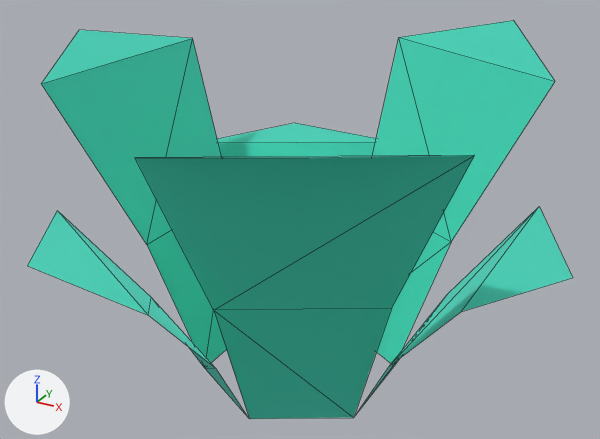
Two versions of the glTF model assets/props/nature/plant_bushLarge.glb, one commit apart.
Both versions are drawn from a 50 mm camera at (0.258, -0.468, 0.307) aimed at (0.0, 0.0, 0.072). The lights are fixed; the arrows at lower left show +X, +Y and +Z. The picture after the commit comes second. Mesh edges are drawn as thin lines. Where no turn or scale is listed for an object, it has been applied to the vertices. Vertices at exactly the same position are counted once.

Script lines for the objects in view, before the commit:
```python
me_mesh_plant_bushlarge = bpy.data.meshes.new('Mesh plant_bushLarge')
me_mesh_plant_bushlarge.from_pydata(...)  # 36 vertices, 30 faces; spans x -0.187..0.187, y -0.168..0.168, z 0.0..0.243
me_mesh_plant_bushlarge.materials.append(mat_grass)  # cyan #73eddd
# before: 10 (0.0, -0.168, 0.131) at pixel (148, 315), 17 (0.0, -0.108, 0.062) at pixel (216, 368), 18 (-0.094, -0.054, 0.062) at pixel (151, 297)
# before: 14 (-0.094, 0.162, 0.135) at pixel (295, 122), 15 (-0.145, 0.084, 0.131), 16 (0.0, 0.168, 0.131)
ob_plant_bushlarge = bpy.data.objects.new('plant_bushLarge', me_mesh_plant_bushlarge)
ob_plant_bushlarge.location = (0.0, 0.0, -0.05)
```
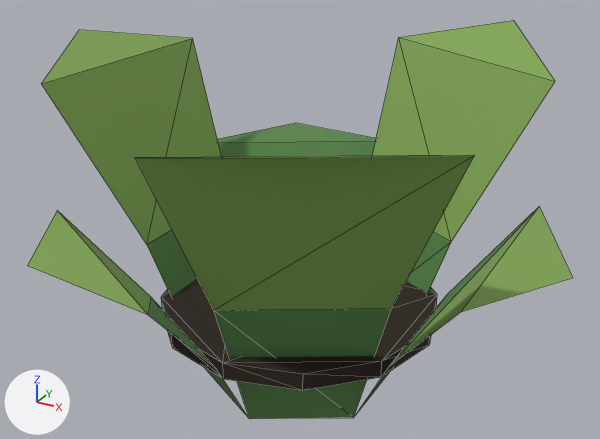
Pixel boxes (x1, y1, x2, y2) of what changed, in the pictures (600 x 439 px; the box of a moved part takes in the faces that stretch with it):
part 1 of me_mesh_plant_bushlarge, added
    after: (161, 279, 437, 390)
part 2 of me_mesh_plant_bushlarge, moved or reshaped
    both: (148, 297, 214, 367)
part 3 of me_mesh_plant_bushlarge, moved or reshaped
    both: (217, 123, 376, 143)
part 4 of me_mesh_plant_bushlarge, recoloured (cyan to green)
    both: (147, 123, 535, 419)
part 5 of me_mesh_plant_bushlarge, recoloured (cyan to green)
    both: (27, 20, 572, 366)

What changed in the scene script:
```text
Add mat_grassdark_009:
    mat_grassdark_009 = principled_material('grassDark.009')
    mat_grassdark_009.base_color = (0.1, 0.24, 0.07)  # green #59864b
    mat_grassdark_009.roughness = 0.85
Add mat_soil_009:
    mat_soil_009 = principled_material('soil.009')
    mat_soil_009.base_color = (0.025, 0.015, 0.01)  # brown #2c2119
    mat_soil_009.roughness = 1.0
Add mat_grasslight_009:
    mat_grasslight_009 = principled_material('grassLight.009')
    mat_grasslight_009.base_color = (0.22, 0.38, 0.09)  # green #81a655
    mat_grasslight_009.roughness = 0.85
Change me_mesh_plant_bushlarge:
    used by ob_plant_bushlarge; location = (0.0, 0.0, -0.05)
    verts and faces of me_mesh_plant_bushlarge; kept vertices keep their numbers, new ones are numbered from 36
    remove me_mesh_plant_bushlarge.from_pydata(...)  # 36 vertices, 30 faces; spans x -0.187..0.187, y -0.168..0.168, z 0.0..0.243
    add me_mesh_plant_bushlarge.from_pydata(...)  # 60 vertices, 74 faces; spans x -0.187..0.187, y -0.168..0.168, z 0.0..0.243
    me_mesh_plant_bushlarge part 1: a new loose piece, a 12-sided cylinder along z spanning x -0.101..0.101, y -0.101..0.101, z 0.05..0.062, in mat_soil_009 (brown #2c2119)
    me_mesh_plant_bushlarge part 2
    add delete_faces([(10, 18, 17)])
    add faces += [(10, 17, 18)]  # mat_grassdark_009 (green #59864b)
    me_mesh_plant_bushlarge part 3
    add delete_faces([(14, 16, 15)])
    add faces += [(14, 15, 16)]  # mat_grassdark_009 (green #59864b)
    me_mesh_plant_bushlarge part 4: 17 faces spanning x -0.145..0.145, y -0.168..0.168, z 0.0..0.135 switch from mat_grass (cyan #73eddd) to mat_grassdark_009 (green #59864b)
    me_mesh_plant_bushlarge part 5: 13 faces spanning x -0.187..0.187, y -0.168..0.168, z 0.062..0.243 switch from mat_grass (cyan #73eddd) to mat_grasslight_009 (green #81a655)
    add me_mesh_plant_bushlarge.materials.append(mat_soil_009)  # brown #2c2119
Remove ob_tmpparent:
    ob_tmpparent = bpy.data.objects.new('tmpParent', None)
    ob_tmpparent.location = (0.0, 0.0, 0.0)
```
